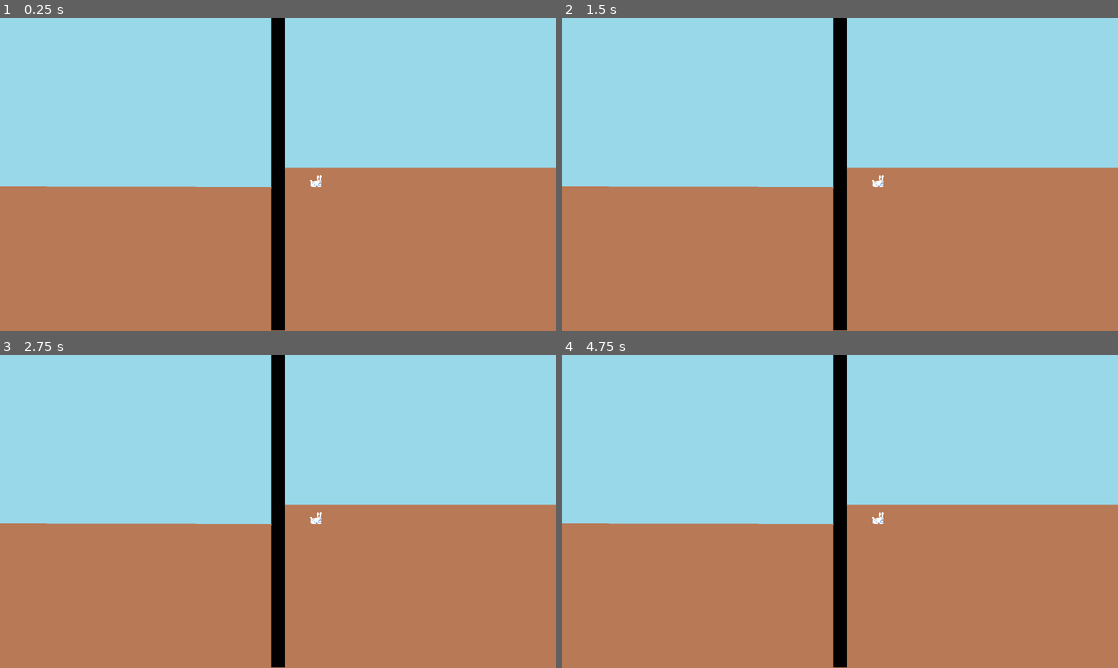
Above: before the commit, frames 1-4 (two rows, left to right).
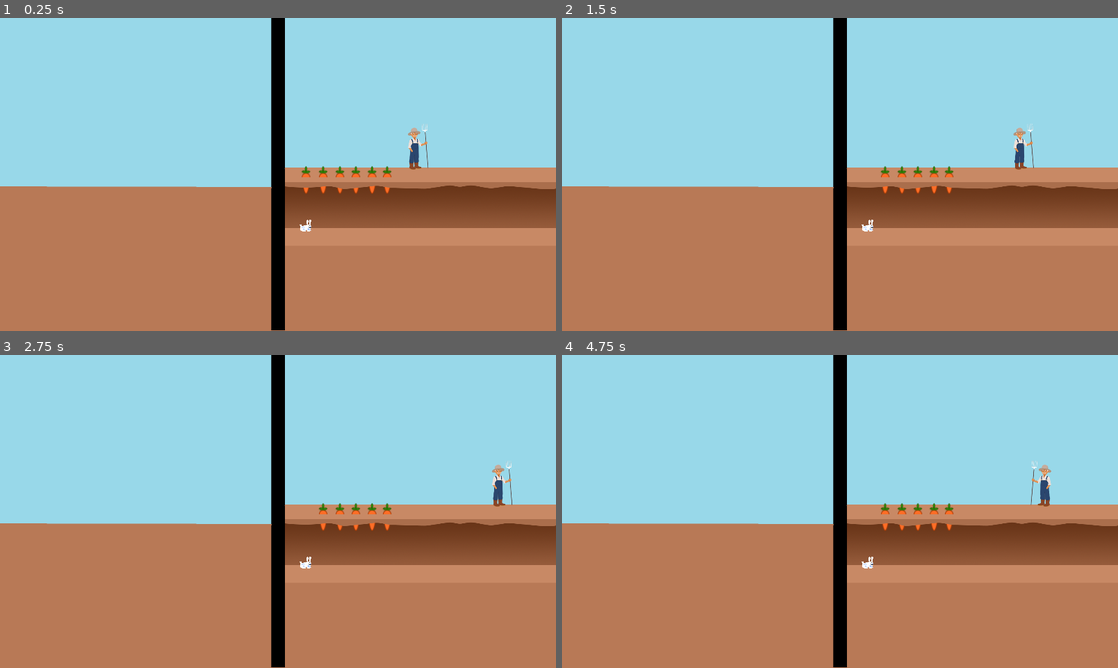
Above: after the commit, the same moments.

Repository: Brusi/ggj23
Game: Godot game, scene res://Game.tscn
Same seed, same stepped clock (60 frames per second), same inputs: the game is played once before the commit and once after it.
Inputs:
- Up to frame 1 (0.25 s): no input
- Up to frame 2 (1.5 s): tap Enter at 0.5 s; hold D (farmer_right, bound only after the commit) 0.53-1.28 s; hold Down (rabbit_down, bound only after the commit) from 1.28 s (still down)
- Up to frame 3 (2.75 s): tap Space at 2 s; release Down (rabbit_down, bound only after the commit) at 2.03 s; hold D (farmer_right, bound only after the commit) from 2.03 s (still down)
- Up to frame 4 (4.75 s): release D (farmer_right, bound only after the commit) at 3.53 s; hold A (farmer_left, bound only after the commit) from 3.53 s (still down)

The runs differ from the first frame. In frame 1, 7.0% of the frame differs, in the area x 51-100%, y 33-69%; in frame 2, 6.9%; in frame 3, 6.9%; in frame 4, 7.0%.

Commit message:
Added farmer with movement, stealable carrots and some further background layout
Press "Down" to steal carrots, Control Farmer with A-D

Diff:
--- /dev/null
+++ b/project/Carrot.gd
@@ -0,0 +1,22 @@
+extends Node2D
+
+var carrot_action_margin = 10
+onready var rabbit = get_parent().get_node("Rabbit")
+
+# Called when the node enters the scene tree for the first time.
+func _ready():
+	pass
+
+
+# Called every frame. 'delta' is the elapsed time since the previous frame.
+func _process(_delta):
+	if Input.is_action_pressed("rabbit_down"):
+		if self._is_rabbit_in_carrot_range():
+
+			#Todo
+			# ...
+
+			self.visible = false
+
+func _is_rabbit_in_carrot_range():
+	return rabbit.position.x <= self.position.x + carrot_action_margin and rabbit.position.x >= self.position.x - carrot_action_margin
--- /dev/null
+++ b/project/Carrot.tscn
@@ -0,0 +1,10 @@
+[gd_scene load_steps=3 format=2]
+
+[ext_resource path="res://assets/carrot.png" type="Texture" id=1]
+[ext_resource path="res://Carrot.gd" type="Script" id=2]
+
+[node name="Carrot" type="Sprite"]
+position = Vector2( 1055.75, 567 )
+scale = Vector2( 2.25, 2.80952 )
+texture = ExtResource( 1 )
+script = ExtResource( 2 )
--- /dev/null
+++ b/project/Farmer.gd
@@ -0,0 +1,27 @@
+extends Node2D
+
+export var min_x: = 980
+export var max_x: = 1920
+
+export var speed: = 200.0
+
+func _ready():
+	pass # Replace with function body.
+
+func _physics_process(delta):
+	var dir: = 0
+	if Input.is_action_pressed("farmer_right"):
+		dir += 1
+	if Input.is_action_pressed("farmer_left"):
+		dir -= 1
+	position.x += speed * delta * dir
+
+	if position.x < min_x:
+		position.x += (max_x - min_x)
+	elif position.x > max_x:
+		position.x -= (max_x - min_x)
+
+	if dir > 0:
+		$Sprite.flip_h = false
+	elif dir < 0:
+		$Sprite.flip_h = true
--- /dev/null
+++ b/project/Farmer.tscn
@@ -0,0 +1,11 @@
+[gd_scene load_steps=3 format=2]
+
+[ext_resource path="res://assets/farmer.png" type="Texture" id=1]
+[ext_resource path="res://Farmer.gd" type="Script" id=2]
+
+[node name="Farmer" type="Node2D"]
+script = ExtResource( 2 )
+
+[node name="Sprite" type="Sprite" parent="."]
+position = Vector2( 1, -3 )
+texture = ExtResource( 1 )
--- a/project/Game.tscn
+++ b/project/Game.tscn
@@ -1,12 +1,47 @@
-[gd_scene load_steps=3 format=2]
+[gd_scene load_steps=6 format=2]
 
 [ext_resource path="res://assets/bg.png" type="Texture" id=1]
 [ext_resource path="res://Rabbit.tscn" type="PackedScene" id=2]
+[ext_resource path="res://Farmer.tscn" type="PackedScene" id=3]
+[ext_resource path="res://assets/ground_mask.png" type="Texture" id=4]
+[ext_resource path="res://Carrot.tscn" type="PackedScene" id=5]
 
 [node name="Game" type="Node2D"]
 
 [node name="Bg" type="Sprite" parent="."]
 position = Vector2( 960, 540 )
 texture = ExtResource( 1 )
+__meta__ = {
+"_edit_lock_": true
+}
+
+[node name="Farmer" parent="." instance=ExtResource( 3 )]
+position = Vector2( 1443, 444 )
 
 [node name="Rabbit" parent="." instance=ExtResource( 2 )]
+position = Vector2( 1055, 716 )
+
+[node name="Carrot" parent="." instance=ExtResource( 5 )]
+position = Vector2( 1055.75, 559 )
+
+[node name="Carrot2" parent="." instance=ExtResource( 5 )]
+position = Vector2( 1115, 559 )
+
+[node name="Carrot3" parent="." instance=ExtResource( 5 )]
+position = Vector2( 1173, 559 )
+
+[node name="Carrot4" parent="." instance=ExtResource( 5 )]
+position = Vector2( 1228, 559 )
+
+[node name="Carrot5" parent="." instance=ExtResource( 5 )]
+position = Vector2( 1284, 559 )
+
+[node name="Carrot6" parent="." instance=ExtResource( 5 )]
+position = Vector2( 1336, 559 )
+
+[node name="GroundMask" type="Sprite" parent="."]
+position = Vector2( 1452, 570 )
+texture = ExtResource( 4 )
+__meta__ = {
+"_edit_lock_": true
+}
--- a/project/project.godot
+++ b/project/project.godot
@@ -37,6 +37,21 @@
 "events": [ Object(InputEventKey,"resource_local_to_scene":false,"resource_name":"","device":0,"alt":false,"shift":false,"control":false,"meta":false,"command":false,"pressed":false,"scancode":0,"physical_scancode":16777233,"unicode":0,"echo":false,"script":null)
  ]
 }
+farmer_right={
+"deadzone": 0.5,
+"events": [ Object(InputEventKey,"resource_local_to_scene":false,"resource_name":"","device":0,"alt":false,"shift":false,"control":false,"meta":false,"command":false,"pressed":false,"scancode":0,"physical_scancode":68,"unicode":0,"echo":false,"script":null)
+ ]
+}
+farmer_left={
+"deadzone": 0.5,
+"events": [ Object(InputEventKey,"resource_local_to_scene":false,"resource_name":"","device":0,"alt":false,"shift":false,"control":false,"meta":false,"command":false,"pressed":false,"scancode":0,"physical_scancode":65,"unicode":0,"echo":false,"script":null)
+ ]
+}
+rabbit_down={
+"deadzone": 0.5,
+"events": [ Object(InputEventKey,"resource_local_to_scene":false,"resource_name":"","device":0,"alt":false,"shift":false,"control":false,"meta":false,"command":false,"pressed":false,"scancode":0,"physical_scancode":16777234,"unicode":0,"echo":false,"script":null)
+ ]
+}
 
 [physics]
 
Binary file changed: project/assets/bg.png
Binary file added: project/assets/carrot.png
Not shown, added: project/assets/carrot.png.import
Binary file added: project/assets/farmer.png
Not shown, added: project/assets/farmer.png.import
Binary file added: project/assets/ground_mask.png
Not shown, added: project/assets/ground_mask.png.import
